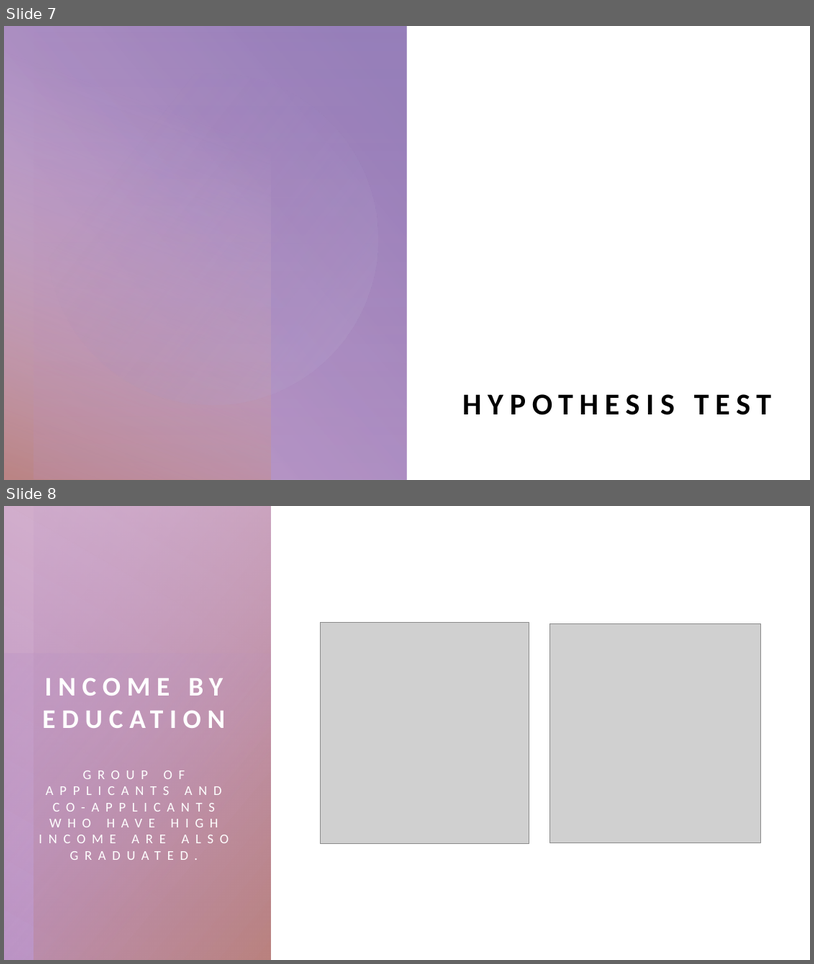
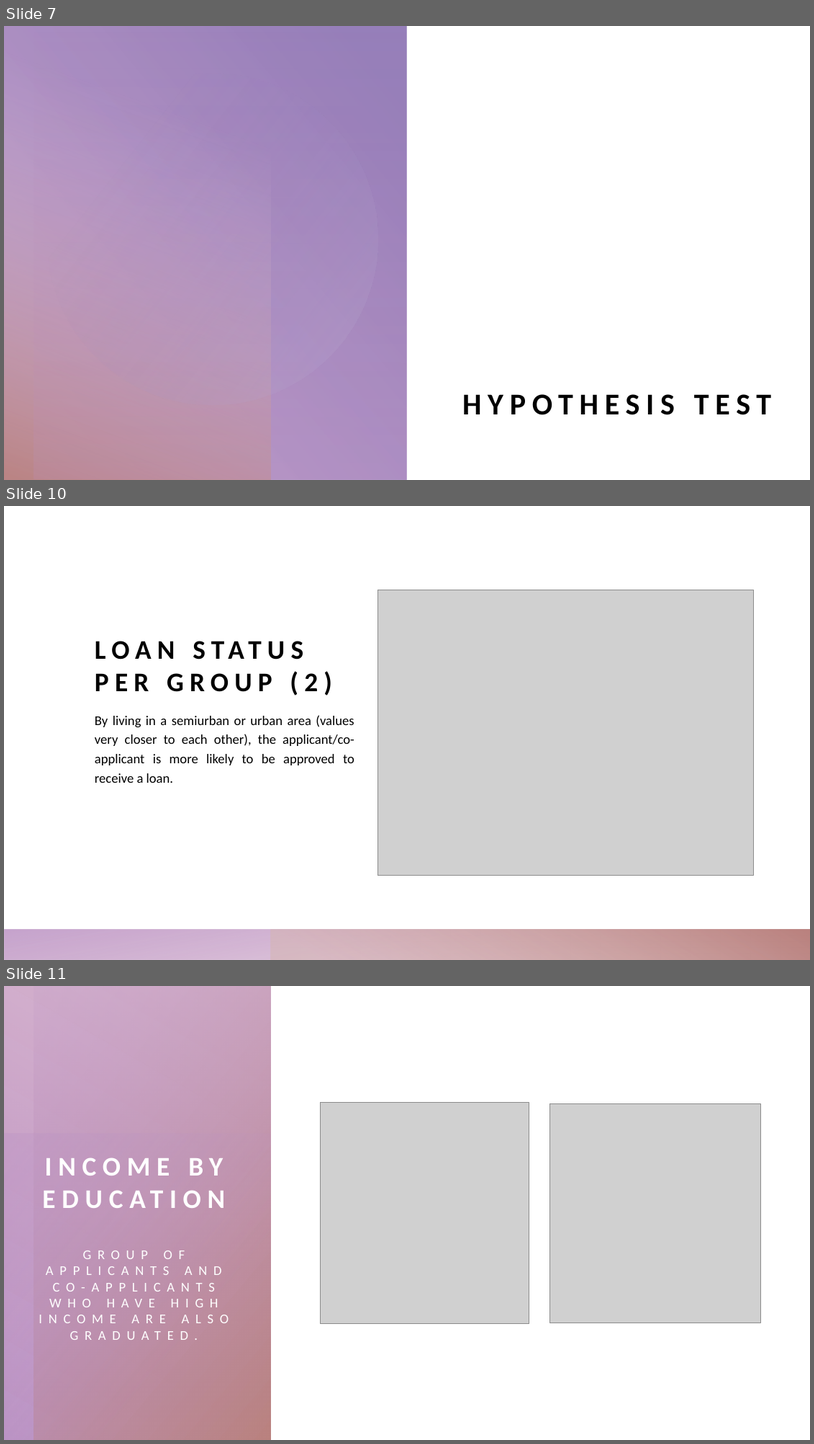
Before and after one commit to rafaelaqfc/Loan-Prediction-Project, a slide deck: Presentation.pptx. Shown one above the other, each under a label of ours: slides 7 and 8 before the commit, slides 7, 10 and 11 after it; the slides between them are not shown. The pictures are 814x964 and 814x1444 pixels, drawn with LibreOffice and Linux fonts; fonts in the diff are those of the drawing; grey boxes stand for pictures. Boxes give left, top, right and bottom in pixels: in the first picture for what was removed or moved away, otherwise in the second. Text is boxed around its words. In the diff, an @@ line names an element or a change of style, - is before the commit and + after.

```diff
--- a/Presentation.pptx
+++ b/Presentation.pptx
@@ slide 10 added at (4,506,810,960), background #FFFFFF; not listed: 2 template elements that a slide beside it also shows @@
@@ picture added at (378,590,754,875) @@
@@ title added at (95,671,332,695), 32 pt, text #000000, bold @@
+LOAN STATUS PER GROUP (2)
@@ text added at (95,715,355,782), 16 pt, text #000000 @@
+By living in a semiurban or urban area (values very closer to each other), the applicant/co-applicant is more likely to be approved to receive a loan.
@@ what was slide 8 is now slide 11 @@
```
Also in this commit, not shown: 3 slides changed, 2 other slides added, 1 slide removed, 1 other file.
